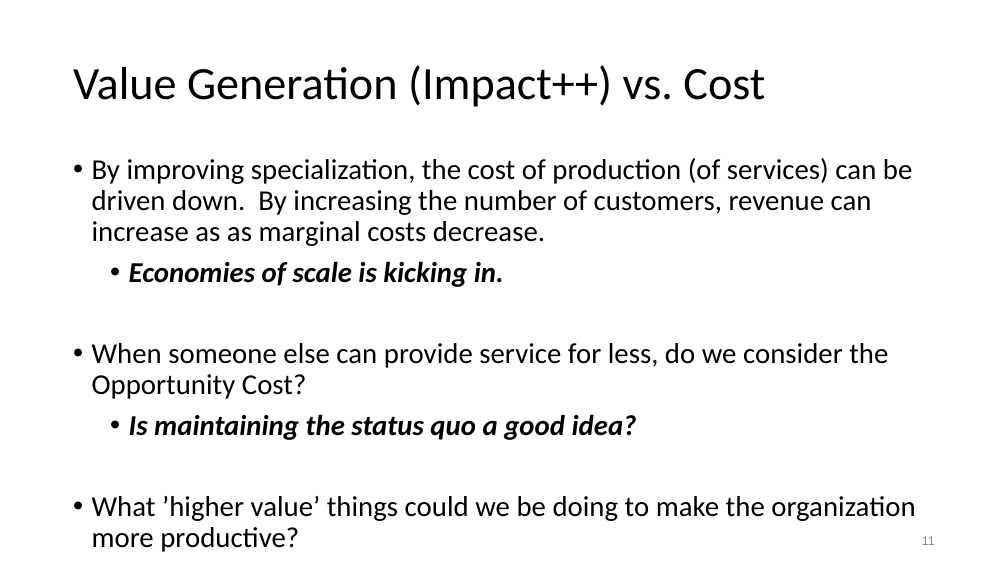
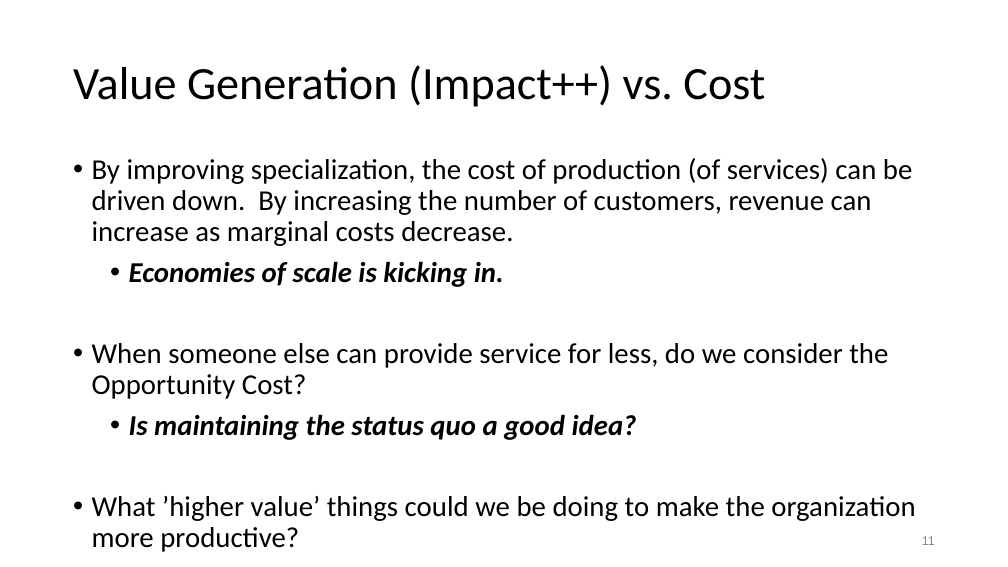
Before and after one commit to colinbellCA/presentation-cpbell-oucc2015_soe, a slide deck: slide 11 of OUCC2015-Service_Oriented_Enterprise.pptx. Drawn at 1008x567 pixels with LibreOffice and Linux fonts; fonts in the diff are those of the drawing. Boxes give left, top, right and bottom in pixels: in the first picture for what was removed or moved away, otherwise in the second. Text is boxed around its words. In the diff, an @@ line names an element or a change of style, - is before the commit and + after.

```diff
--- a/OUCC2015-Service_Oriented_Enterprise.pptx
+++ b/OUCC2015-Service_Oriented_Enterprise.pptx
@@ text at (92, 158, 912, 246): text changed @@
-• By improving specialization, the cost of production (of services) can be driven down. By increasing the number of customers, revenue can increase as as marginal costs decrease.
+• By improving specialization, the cost of production (of services) can be driven down. By increasing the number of customers, revenue can increase as marginal costs decrease.
```
Also in this commit, not shown: 2 other slides changed, 2 other files.
